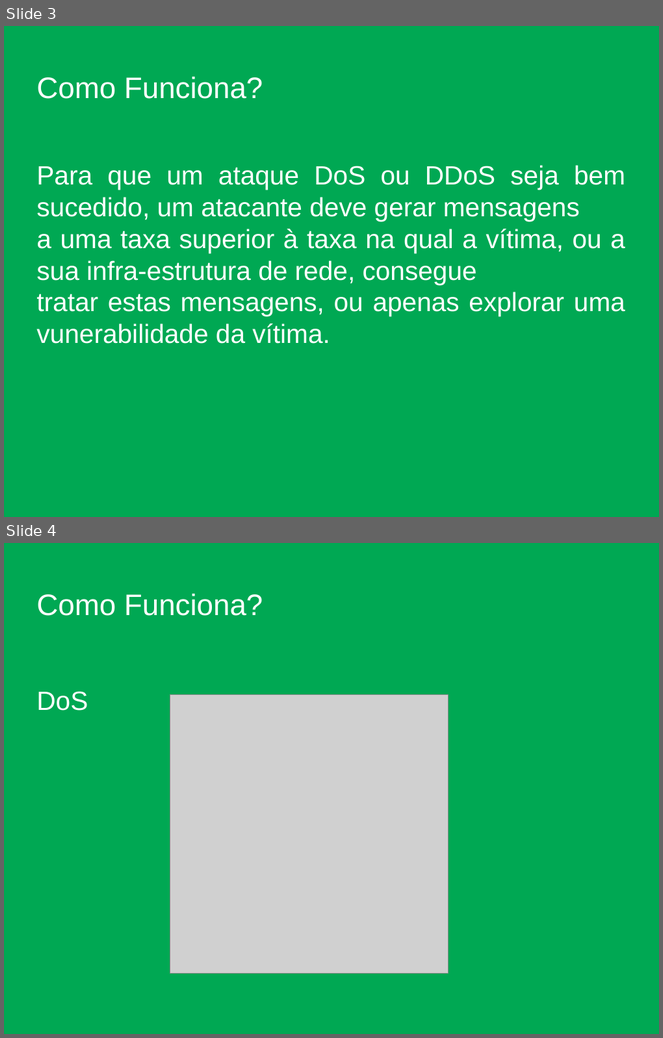
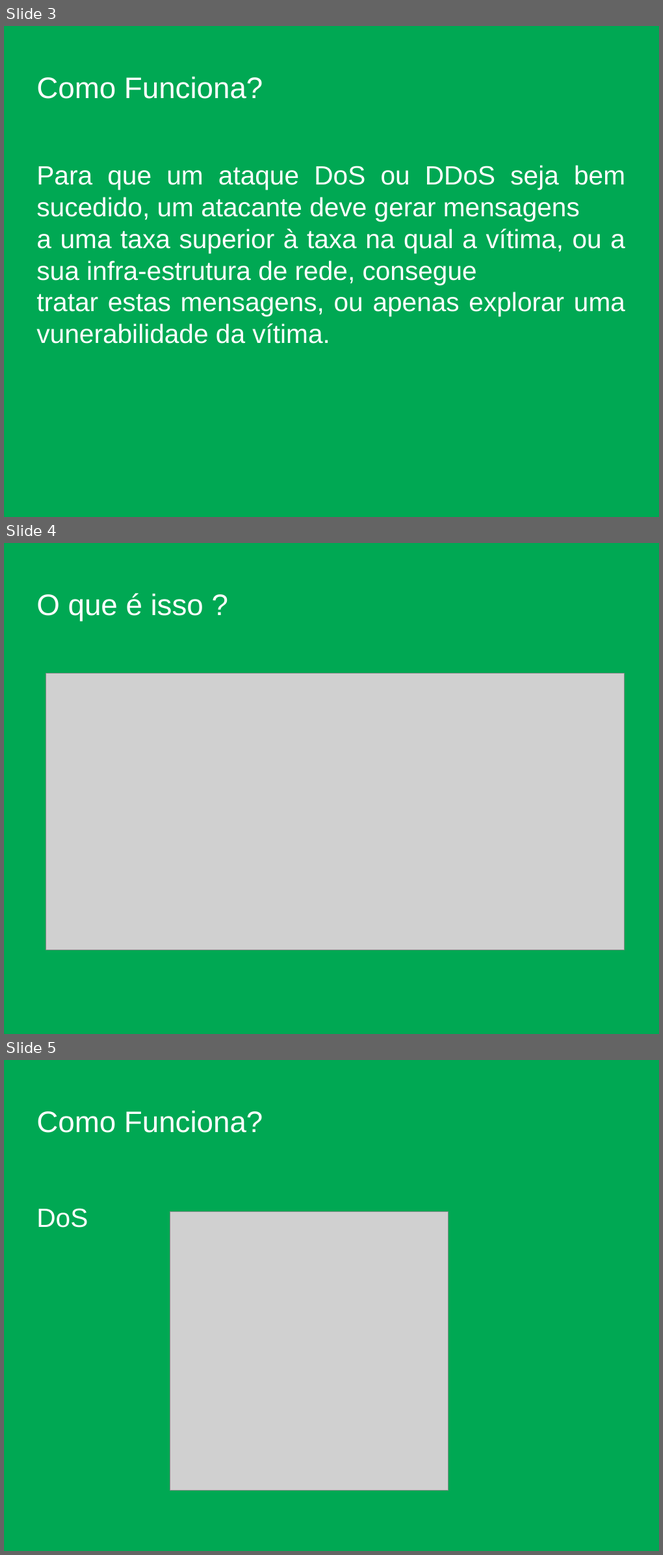
Before and after one commit to rafaelgov95/bitruncado, a slide deck: Apresentação/Lista-I/Sem título 1.odp. Shown one above the other, each under a label of ours: slides 3 and 4 before the commit, slides 3, 4 and 5 after it. The pictures are 663x1038 and 663x1555 pixels, drawn with LibreOffice and Linux fonts; fonts in the diff are those of the drawing; grey boxes stand for pictures; background and template pictures are left out. Boxes give left, top, right and bottom in pixels: in the first picture for what was removed or moved away, otherwise in the second. Text is boxed around its words. In the diff, an @@ line names an element or a change of style, - is before the commit and + after.

```diff
--- a/Apresentação/Lista-I/Sem título 1.odp
+++ b/Apresentação/Lista-I/Sem título 1.odp
@@ slide 4 added at [4,543,659,1034], background picture (left out) @@
@@ title added at [36,593,204,622], 36 pt, text #FFFFFF @@
+O que é isso ?
@@ picture added at [46,674,625,951] @@
@@ what was slide 4 is now slide 5 @@
```
Also in this commit, not shown: 8 other files.
